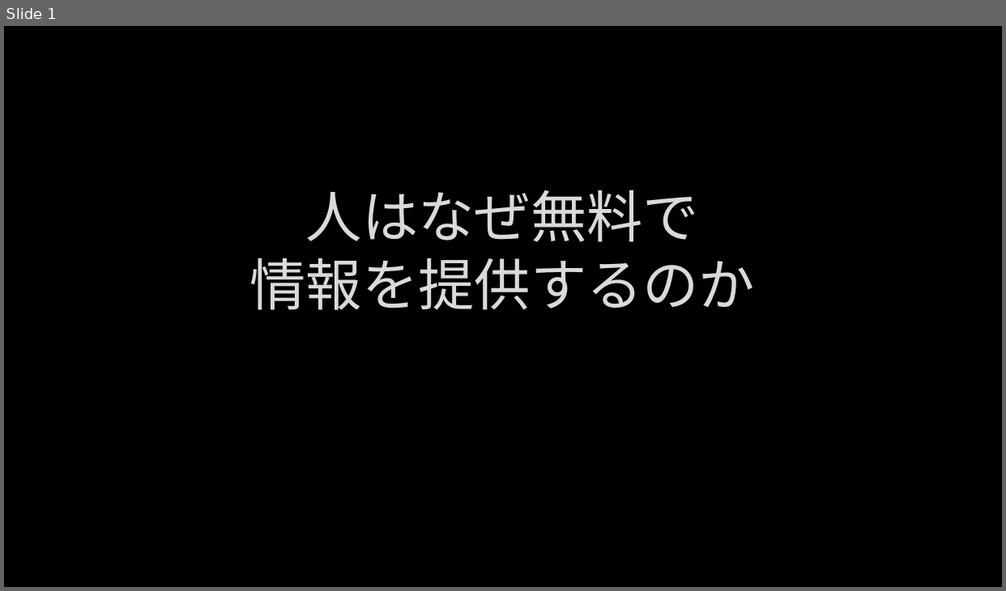
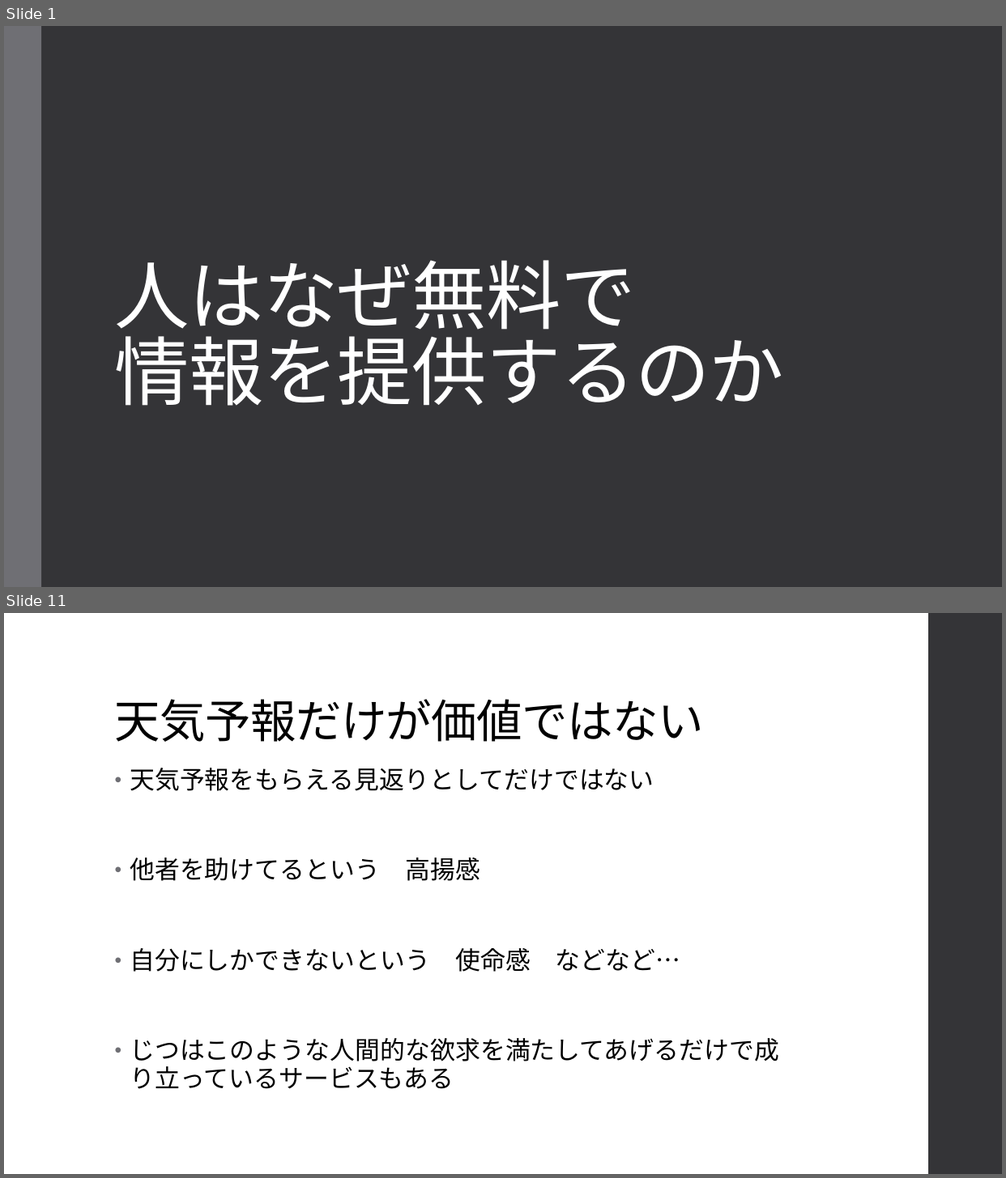
Before and after one commit to TamuEx/business, a slide deck: business_document/人はなぜ無料で情報を提供するのか.pptx. Shown one above the other, each under a label of ours: slide 1 before the commit, slides 1 and 11 after it; the slides between them are not shown. The pictures are 1006x591 and 1006x1178 pixels, drawn with LibreOffice and Linux fonts; fonts in the diff are those of the drawing; background and template pictures are left out. Boxes give left, top, right and bottom in pixels: in the first picture for what was removed or moved away, otherwise in the second. Text is boxed around its words. In the diff, an @@ line names an element or a change of style, - is before the commit and + after.

```diff
--- a/business_document/人はなぜ無料で情報を提供するのか.pptx
+++ b/business_document/人はなぜ無料で情報を提供するのか.pptx
@@ slide 11 added at [4,613,1002,1174], background #FFFFFF @@
@@ rectangle added at [928,613,1002,1174], fill #353537 @@
@@ title added at [115,699,704,742], 44 pt, text #000000 @@
+天気予報だけが価値ではない
@@ text added at [130,768,779,1089], 24 pt, text #000000 @@
+• 天気予報をもらえる見返りとしてだけではない
+• 他者を助けてるという 高揚感
+• 自分にしかできないという 使命感 などなど…
+• じつはこのような人間的な欲求を満たしてあげるだけで成り立っているサービスもある
@@ slide 1 changed as well @@
@@ background picture (left out) to #353537 @@
@@ rectangle added at [4,26,41,587], fill #6F6F74 @@
@@ title "人はなぜ無料で 情報を提供するのか": place and size @@
-title "人はなぜ無料で 情報を提供するのか" at [250,190,756,310]
+title "人はなぜ無料で 情報を提供するのか" at [115,260,784,406]
@@ title "人はなぜ無料で 情報を提供するのか" at [115,260,784,406]: size 54 to 72 pt, font Lato to TeX Gyre Schola, text colour #DADADA to #FFFFFF, letter spacing 0 to -0.5 pt, letter outline #404040 0.75 pt to none; alignment centre to left; line spacing 1 to 0.85 @@
```
Also in this commit, not shown: 10 other slides added.
